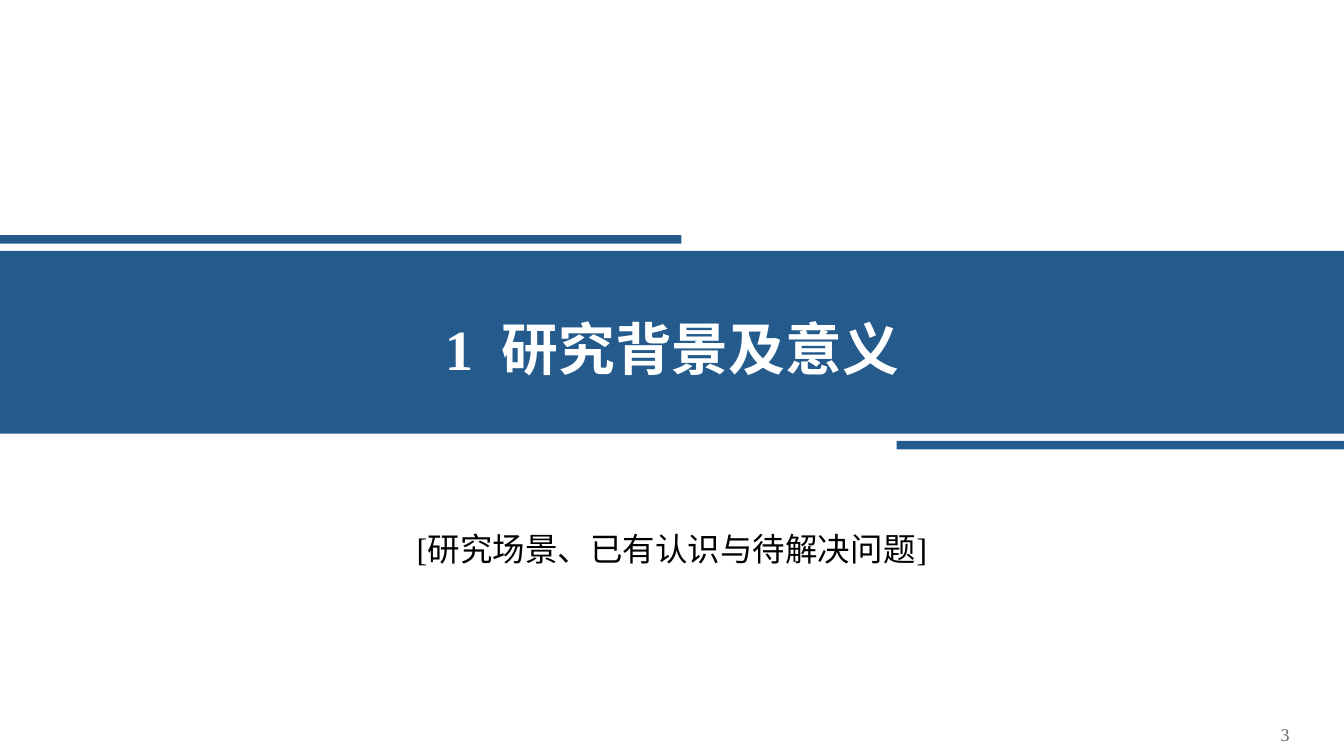
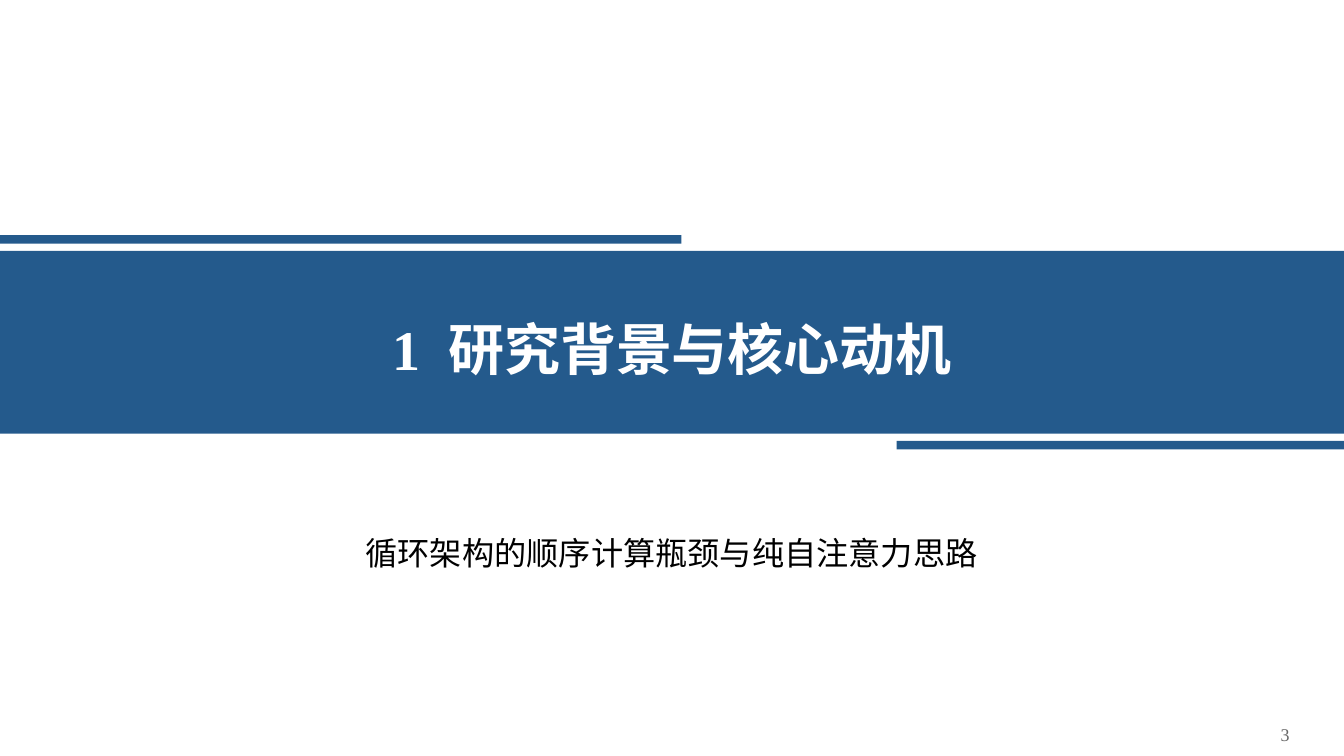
Before and after one commit to Starxy/skills, a slide deck: slide 3 of skills/ppt-craft/assets/academic-blue-template.pptx. Drawn at 1344x756 pixels with LibreOffice and Linux fonts; fonts in the diff are those of the drawing. Boxes give left, top, right and bottom in pixels: in the first picture for what was removed or moved away, otherwise in the second. Text is boxed around its words. In the diff, an @@ line names an element or a change of style, - is before the commit and + after.

Commit message:
feat(ppt-craft): 优化中文表达与学术蓝版式并改用论文组会示例
- 精简技能与参考文档中的冗余检查和防御性用语，改为更自然的中文表述
- 内容页采用左对齐蓝色章节栏、居中核心标题配下划线、卡片结构与完整长句，保留原有配色、封面、目录和章节首页
- 参考文献脚注改为仅在引用他人图表或数据时按需添加
- 将默认示例替换为 Attention Is All You Need（arXiv:1706.03762）16 页组会汇报及预览图，明确仅参考风格与版式

```diff
--- a/skills/ppt-craft/assets/academic-blue-template.pptx
+++ b/skills/ppt-craft/assets/academic-blue-template.pptx
@@ text at [392, 322, 952, 375]: text changed; size 40.5 to 40 pt; font Times New Roman to Noto Sans CJK SC @@
-1 研究背景及意义
+1 研究背景与核心动机
@@ text "循环架构的顺序计算瓶颈与纯自注意力思路" at [366, 537, 978, 568]: vertical alignment top to middle @@
@@ text at [366, 537, 978, 568]: text changed; size 23.2 to 23 pt; font Times New Roman to Noto Sans CJK SC @@
-[研究场景、已有认识与待解决问题]
+循环架构的顺序计算瓶颈与纯自注意力思路
```
Also in this commit, not shown: 2 other slides changed, 13 slides added, 13 slides removed, 8 other files.
